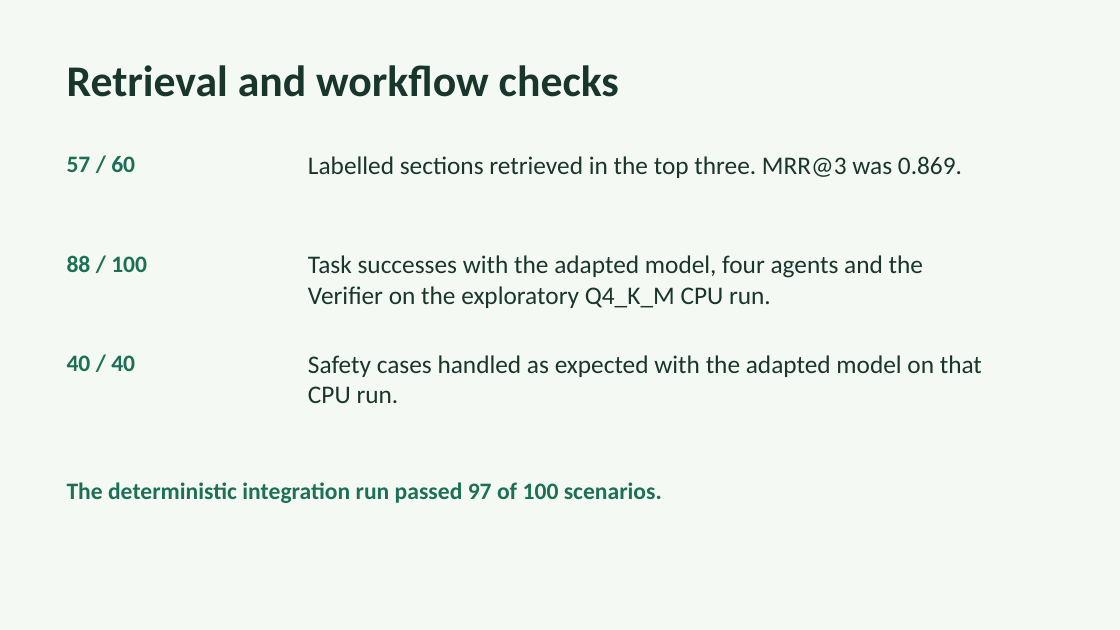
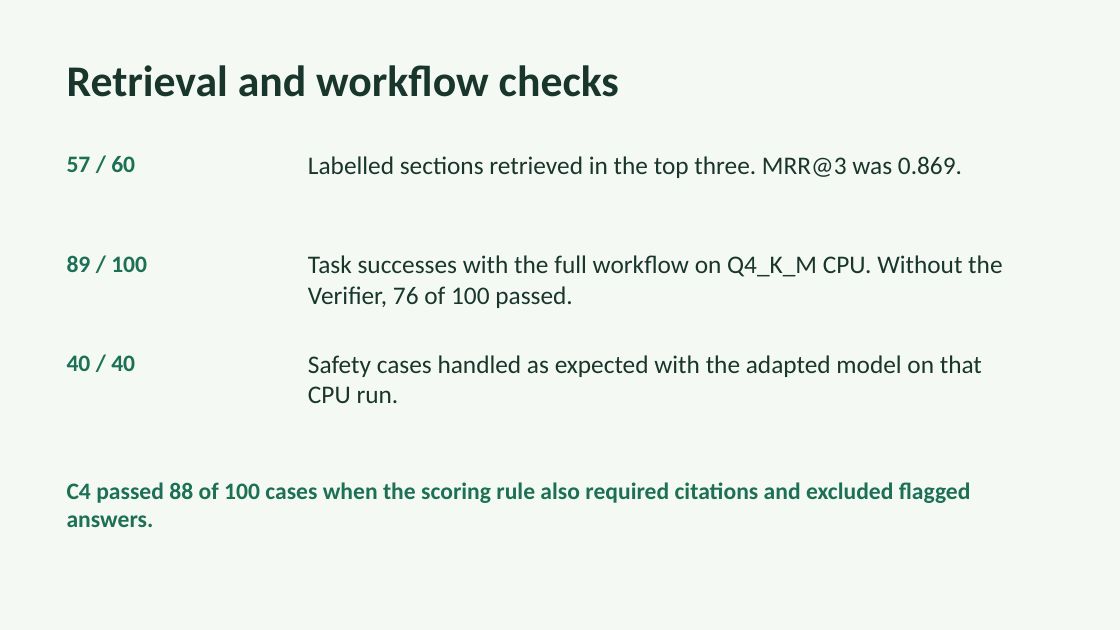
Before and after one commit to AryanMedigeri08/qwen-finetuning, a slide deck: slide 5 of reports/SahayakLLM-demo.pptx. Drawn at 1120x630 pixels with LibreOffice and Linux fonts; fonts in the diff are those of the drawing. Boxes give left, top, right and bottom in pixels: in the first picture for what was removed or moved away, otherwise in the second. Text is boxed around its words. In the diff, an @@ line names an element or a change of style, - is before the commit and + after.

Commit message:
Publish all six CPU runs, scenario evidence and the manuscript draft

```diff
--- a/reports/SahayakLLM-demo.pptx
+++ b/reports/SahayakLLM-demo.pptx
@@ text at bbox=[67, 255, 147, 272]: text changed @@
-88 / 100
+89 / 100
@@ text at bbox=[308, 255, 1002, 308]: text changed @@
-Task successes with the adapted model, four agents and the Verifier on the exploratory Q4_K_M CPU run.
+Task successes with the full workflow on Q4_K_M CPU. Without the Verifier, 76 of 100 passed.
@@ text at bbox=[67, 482, 971, 527]: text changed @@
-The deterministic integration run passed 97 of 100 scenarios.
+C4 passed 88 of 100 cases when the scoring rule also required citations and excluded flagged answers.
```
Also in this commit, not shown: 20 other files.
